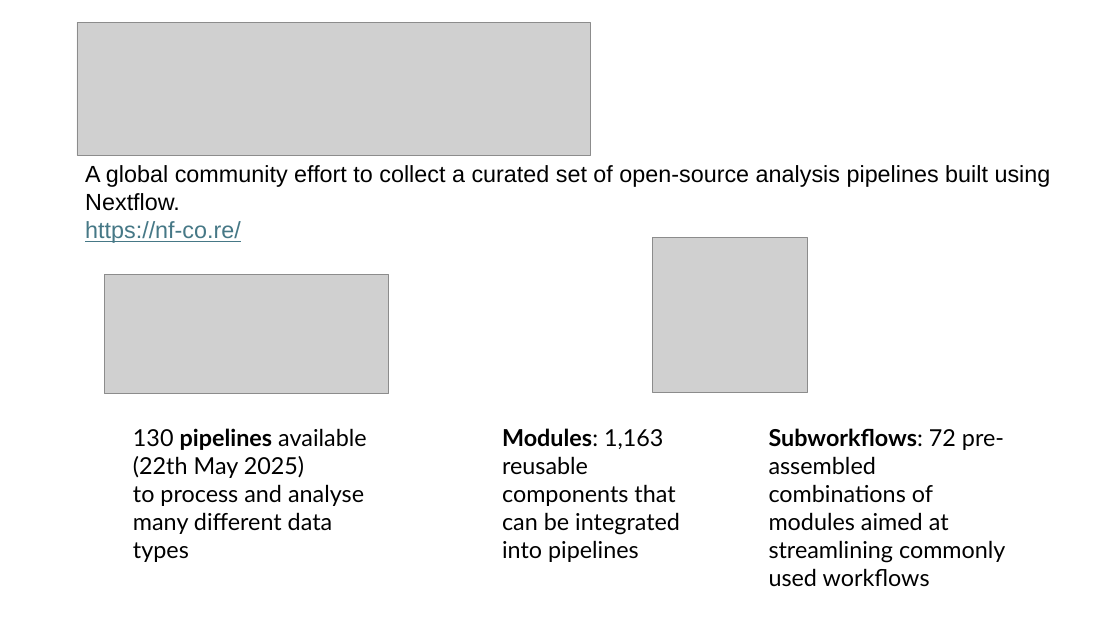
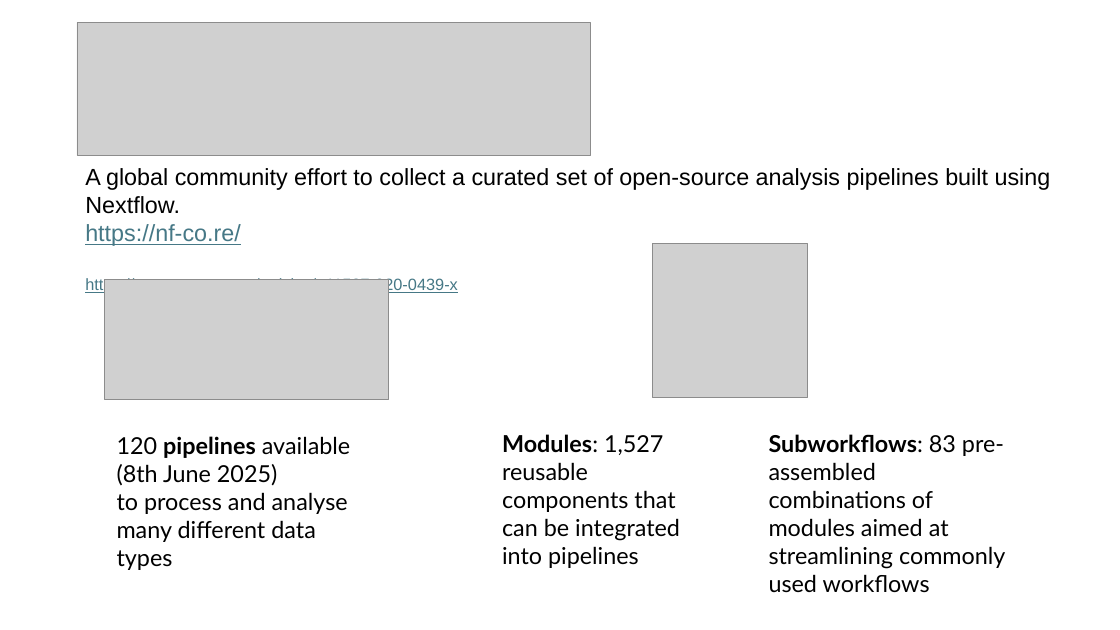
Before and after one commit to biosustain/dsp_metagenomics_training, a slide deck: slide 5 of course_contents/DataProcessing_taxprofiler.pptx. Drawn at 1120x630 pixels with LibreOffice and Linux fonts; fonts in the diff are those of the drawing; grey boxes stand for pictures. Boxes give left, top, right and bottom in pixels: in the first picture for what was removed or moved away, otherwise in the second. Text is boxed around its words. In the diff, an @@ line names an element or a change of style, - is before the commit and + after.

Commit message:
Fixed DataProcessing_taxprofiler.pptx

```diff
--- a/course_contents/DataProcessing_taxprofiler.pptx
+++ b/course_contents/DataProcessing_taxprofiler.pptx
@@ picture: place and size @@
-picture at bbox=[653, 238, 807, 392]
+picture at bbox=[653, 244, 807, 398]
@@ text at bbox=[85, 277, 458, 294]: paragraph added @@
+https://www.nature.com/articles/s41587-020-0439-x
@@ picture: place and size @@
-picture at bbox=[104, 274, 389, 393]
+picture at bbox=[104, 280, 389, 399]
@@ text "120 pipelines available (8th June ...": place and size @@
-text "120 pipelines available (8th June ..." at bbox=[133, 428, 366, 562]
+text "120 pipelines available (8th June ..." at bbox=[117, 436, 350, 542]
@@ text at bbox=[117, 436, 350, 485]: text changed @@
-130 pipelines available (22th May 2025)
+120 pipelines available (8th June 2025)
@@ text at bbox=[502, 434, 680, 568]: text changed @@
-Modules: 1,163 reusable components that can be integrated into pipelines
+Modules: 1,527 reusable components that can be integrated into pipelines
@@ text at bbox=[769, 434, 1005, 593]: text changed @@
-Subworkflows: 72 pre-assembled combinations of modules aimed at streamlining commonly used workflows
+Subworkflows: 83 pre-assembled combinations of modules aimed at streamlining commonly used workflows
```
Also in this commit, not shown: 4 other slides changed, 5 slides added, 2 slides removed.
